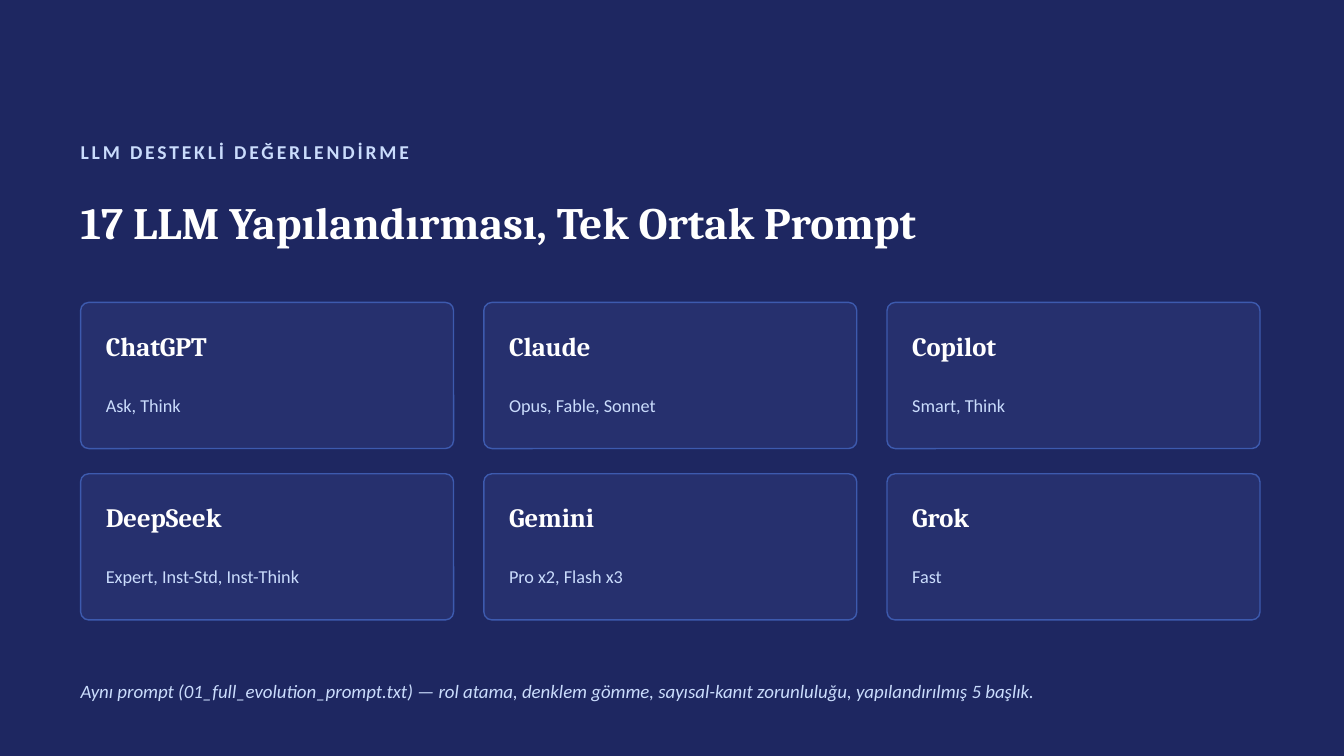
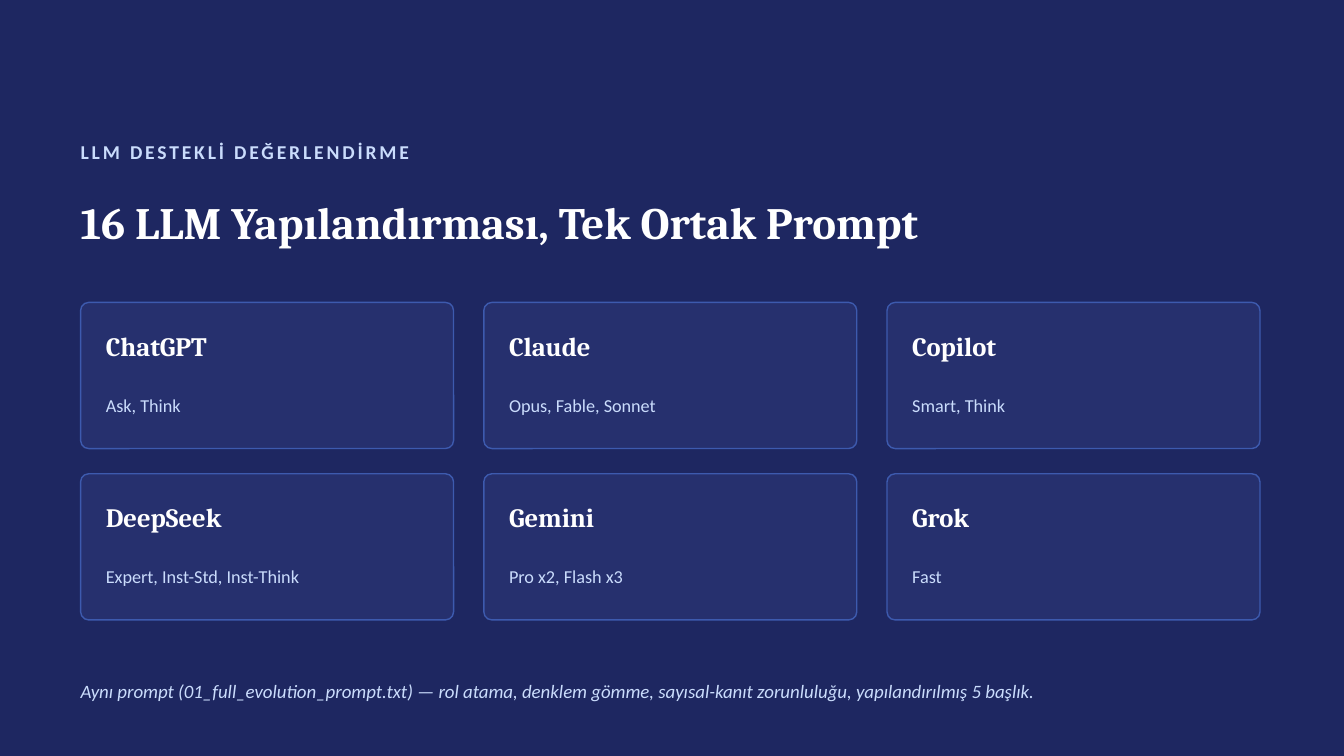
Before and after one commit to murozdemiir/qmood-jsoup-analizi, a slide deck: slide 10 of report/QMOOD_jsoup_sunum.pptx. Drawn at 1344x756 pixels with LibreOffice and Linux fonts; fonts in the diff are those of the drawing. Boxes give left, top, right and bottom in pixels: in the first picture for what was removed or moved away, otherwise in the second. Text is boxed around its words. In the diff, an @@ line names an element or a change of style, - is before the commit and + after.

```diff
--- a/report/QMOOD_jsoup_sunum.pptx
+++ b/report/QMOOD_jsoup_sunum.pptx
@@ text at (x1=81, y1=208, x2=918, y2=249): text changed @@
-17 LLM Yapılandırması, Tek Ortak Prompt
+16 LLM Yapılandırması, Tek Ortak Prompt
```
Also in this commit, not shown: 3 other slides changed, 11 other files.
